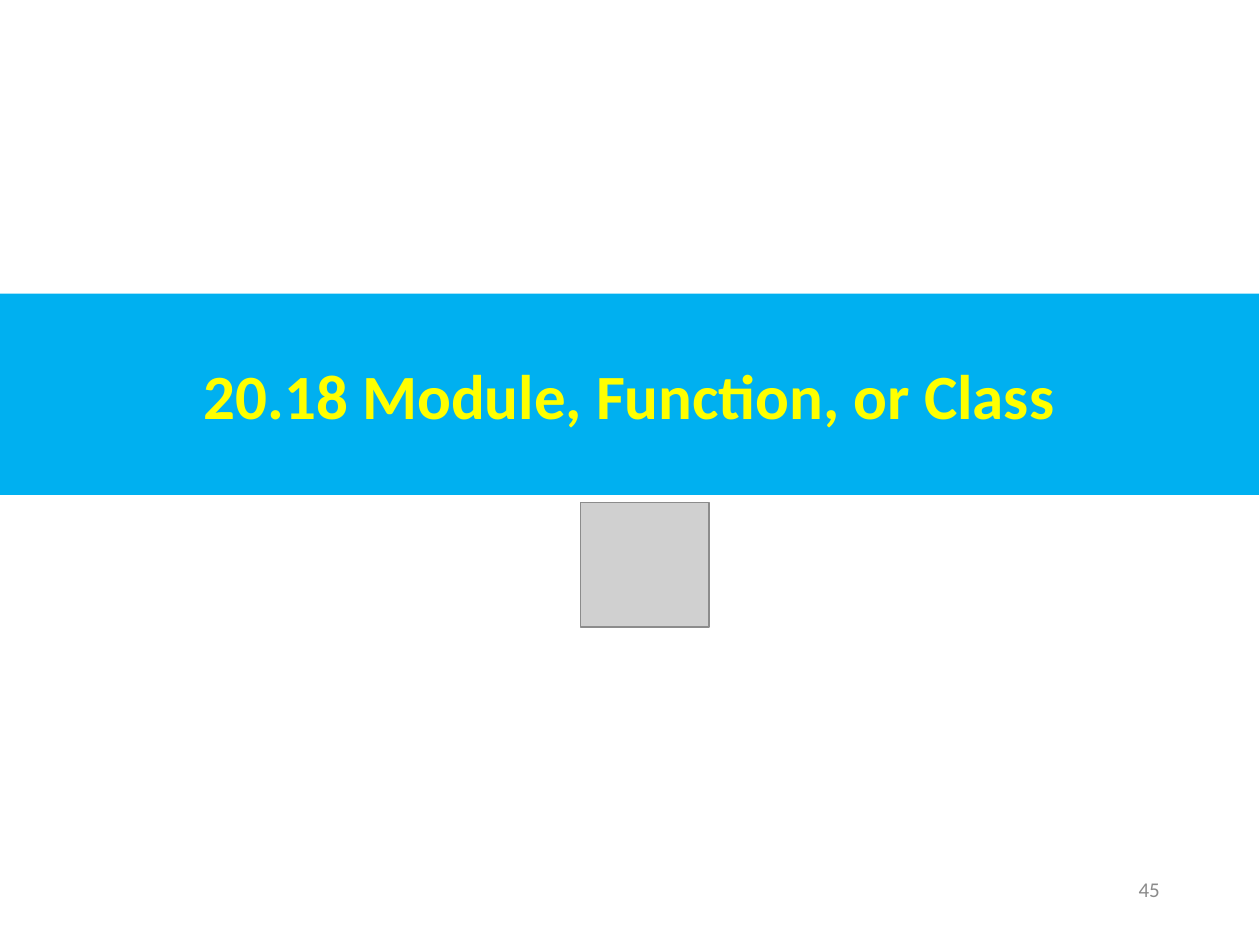
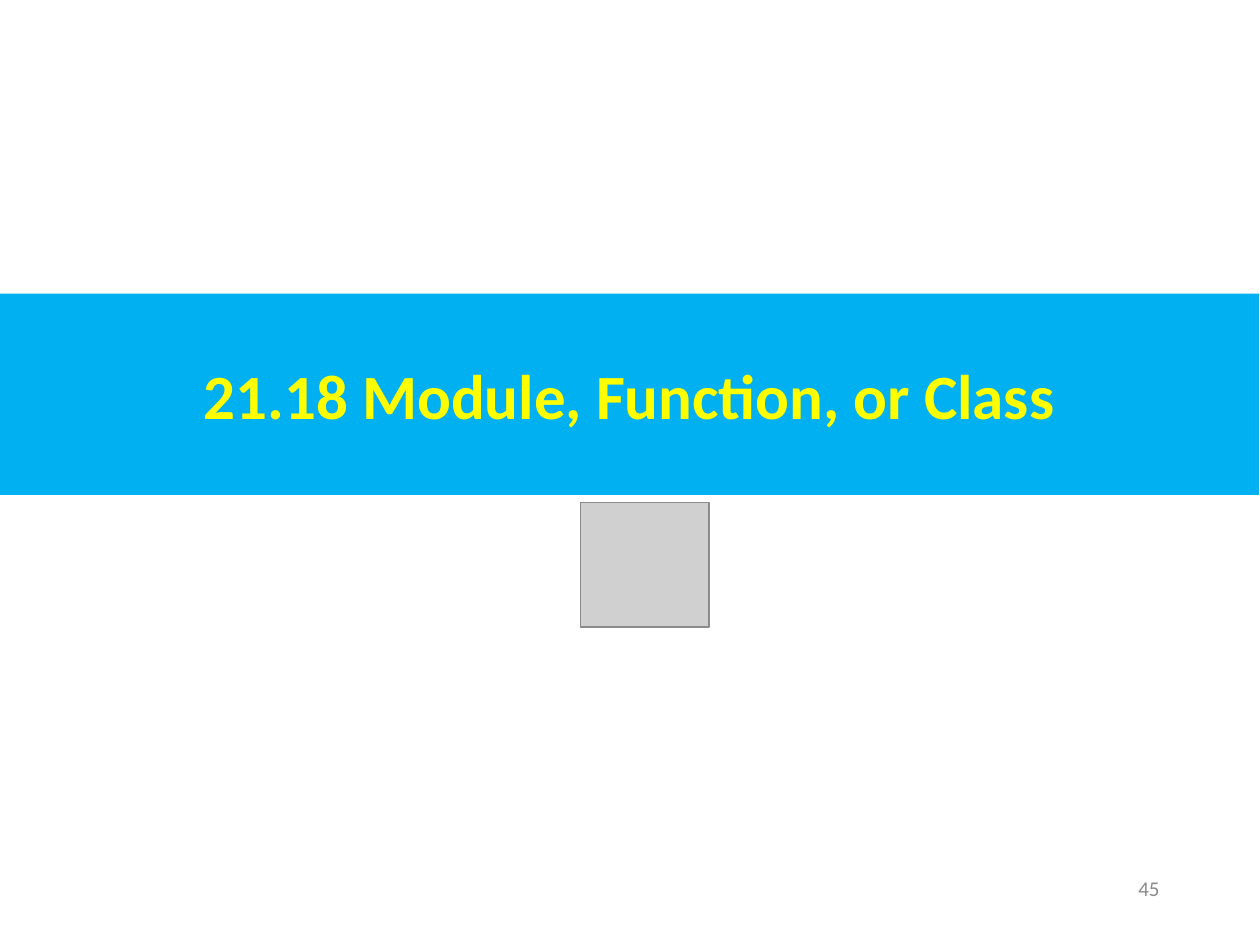
Before and after one commit to peterhchen/AIU_CS800_Chisel, a slide deck: slide 45 of 500_UCSC_HWD/021_FIRRTL/000_Video/021.FIRRTL.ppt. Drawn at 1260x945 pixels with LibreOffice and Linux fonts; fonts in the diff are those of the drawing; grey boxes stand for pictures. Boxes give left, top, right and bottom in pixels: in the first picture for what was removed or moved away, otherwise in the second. Text is boxed around its words. In the diff, an @@ line names an element or a change of style, - is before the commit and + after.

```diff
--- a/500_UCSC_HWD/021_FIRRTL/000_Video/021.FIRRTL.ppt
+++ b/500_UCSC_HWD/021_FIRRTL/000_Video/021.FIRRTL.ppt
@@ text in rectangle at bbox=[204, 374, 1054, 427]: text changed @@
-20.18 Module, Function, or Class
+21.18 Module, Function, or Class
```
Also in this commit, not shown: 49 other slides changed.
